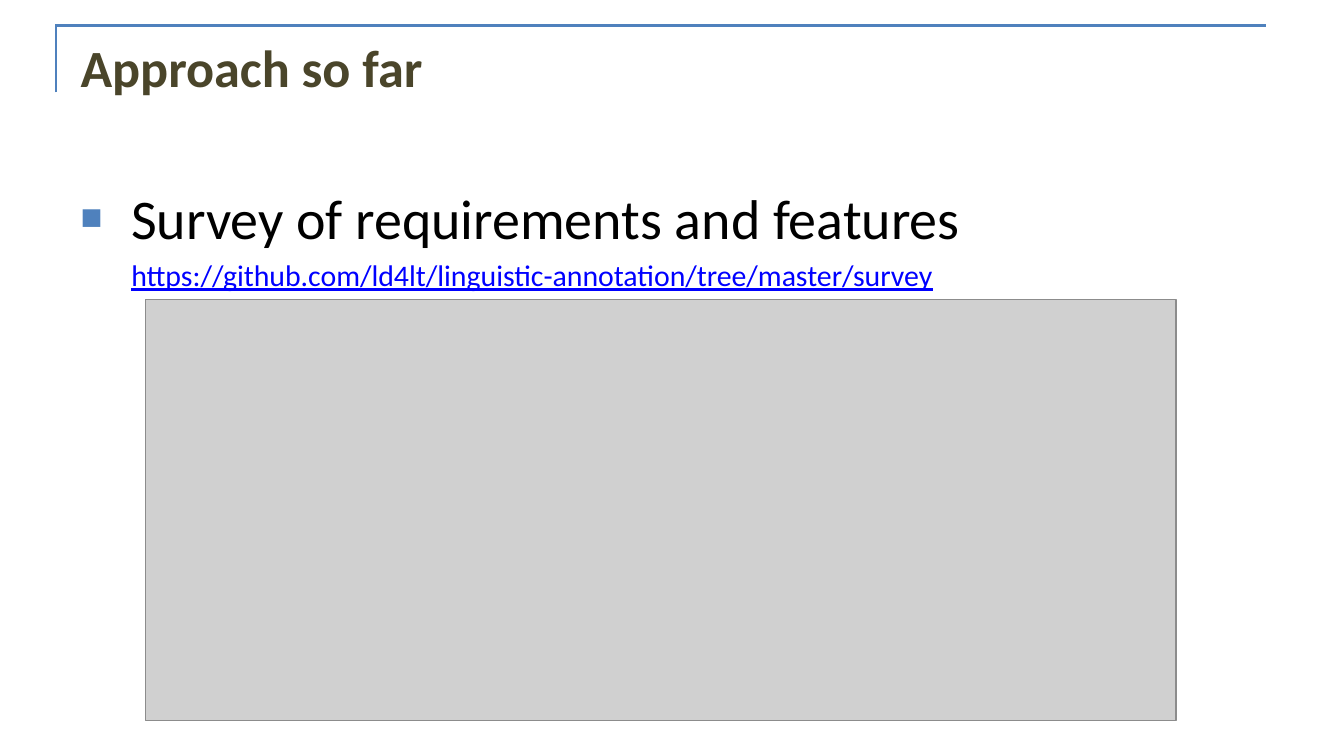
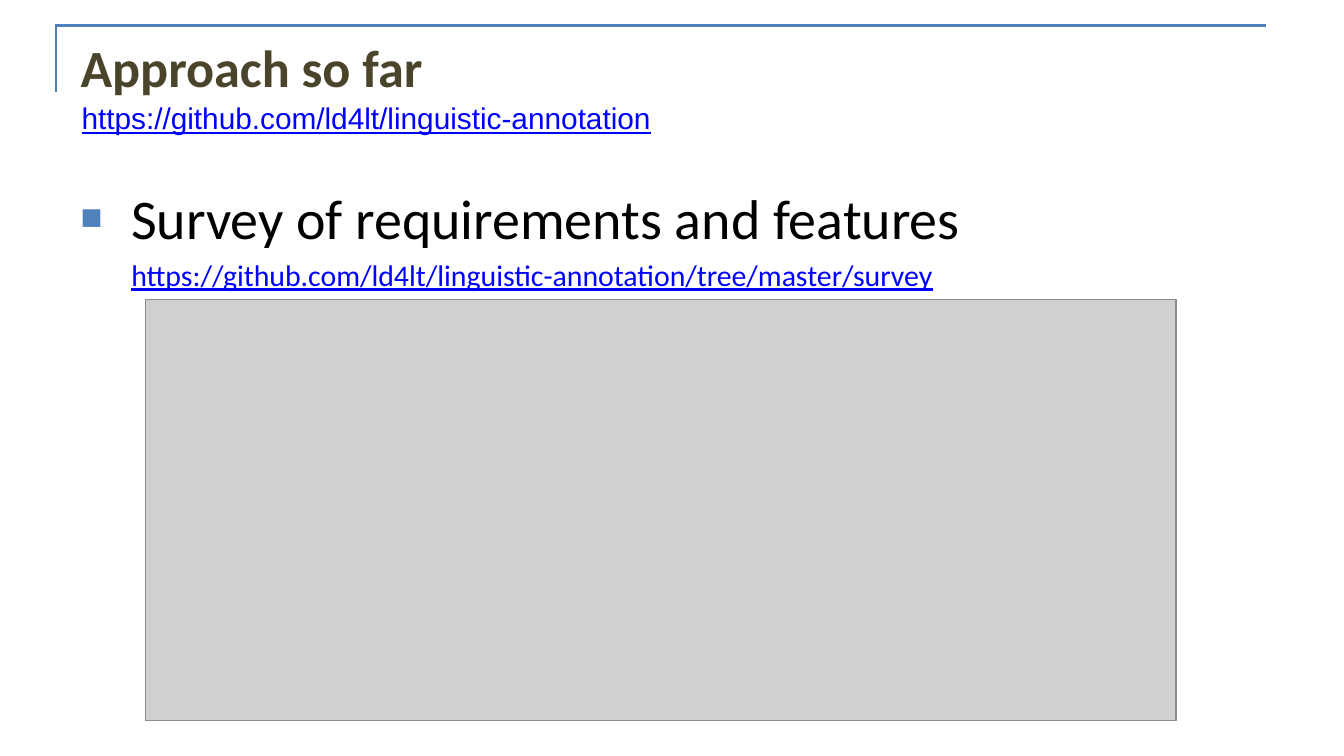
Before and after one commit to ld4lt/linguistic-annotation, a slide deck: slide 15 of doc/meetings/ldk-2021/2.b-ld4lt-summary.pptx (slide 14 before the commit). Drawn at 1344x756 pixels with LibreOffice and Linux fonts; fonts in the diff are those of the drawing; grey boxes stand for pictures; background and template pictures are left out. Boxes give left, top, right and bottom in pixels: in the first picture for what was removed or moved away, otherwise in the second. Text is boxed around its words. In the diff, an @@ line names an element or a change of style, - is before the commit and + after.

```diff
--- a/doc/meetings/ldk-2021/2.b-ld4lt-summary.pptx
+++ b/doc/meetings/ldk-2021/2.b-ld4lt-summary.pptx
@@ text added at bbox=[82, 107, 651, 134], 16 pt, text #0000FF, underline @@
+https://github.com/ld4lt/linguistic-annotation
```
Also in this commit, not shown: 3 other slides changed, 3 slides added, 1 other file.
